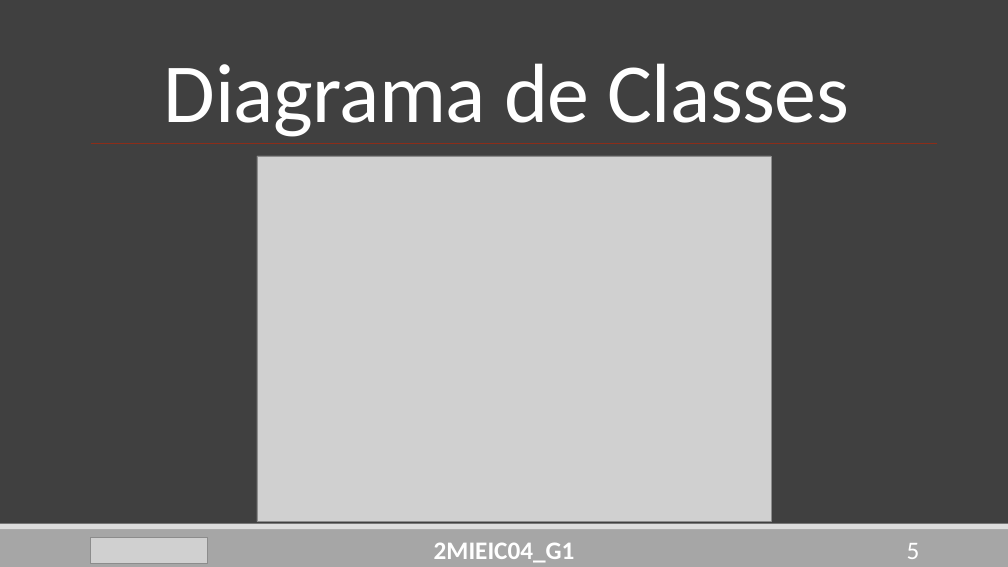
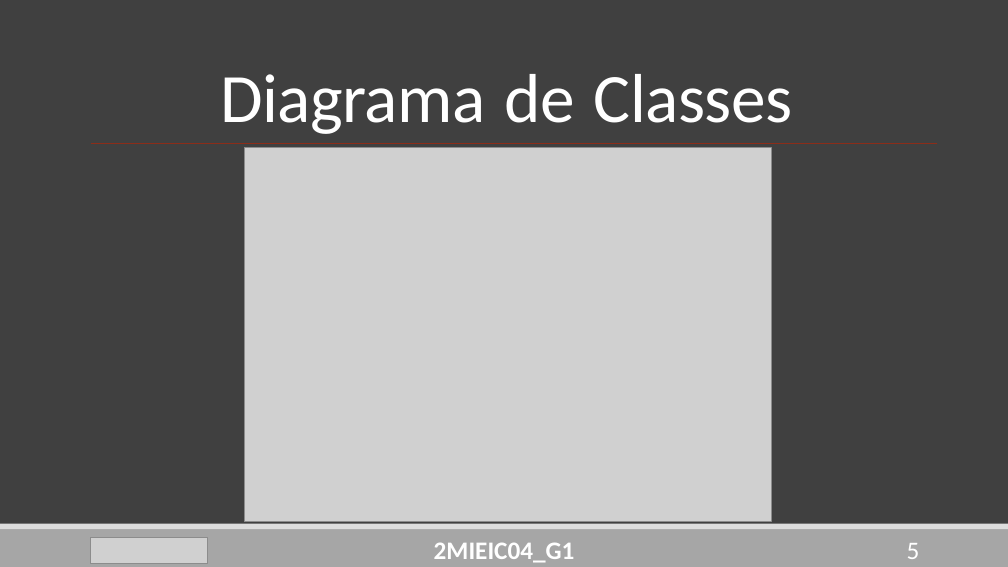
Before and after one commit to DoStini/FEUP-AEDA-proj, a slide deck: slide 5 of StreamZ_Apresentation4.pptx. Drawn at 1008x567 pixels with LibreOffice and Linux fonts; fonts in the diff are those of the drawing; grey boxes stand for pictures. Boxes give left, top, right and bottom in pixels: in the first picture for what was removed or moved away, otherwise in the second. Text is boxed around its words. In the diff, an @@ line names an element or a change of style, - is before the commit and + after.

Commit message:
pp final

```diff
--- a/StreamZ_Apresentation4.pptx
+++ b/StreamZ_Apresentation4.pptx
@@ title "Diagrama de Classes" at [220,74,793,134]: size 80 to 66 pt @@
@@ picture: place and size @@
-picture at [257,156,771,522]
+picture at [244,147,771,522]
```
Also in this commit, not shown: 18 other slides changed, 1 slide added, 1 slide removed.
